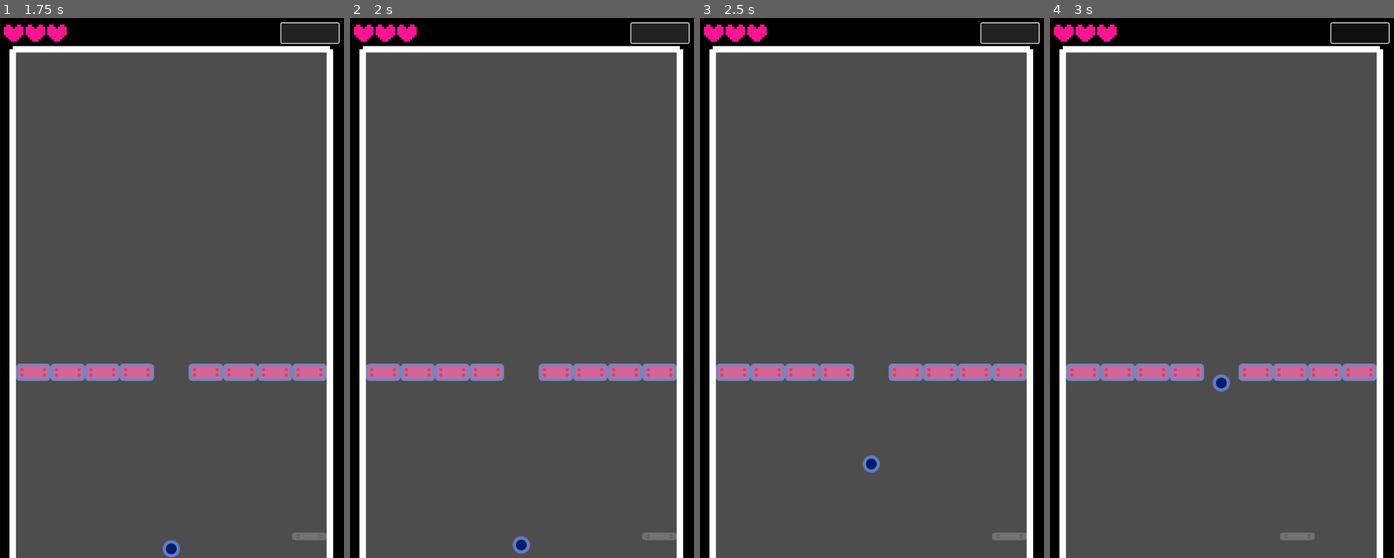
Above: before the commit, frames 1-4 (left to right).
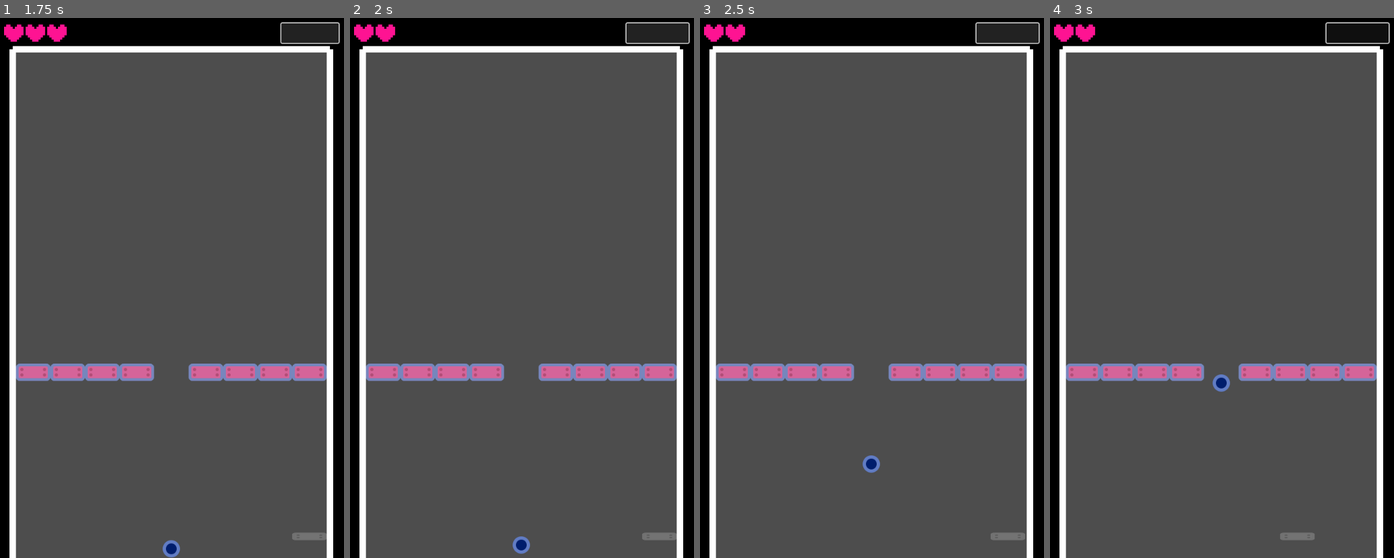
Above: after the commit, the same moments.

Repository: MatteoDesiderio/arkanoid-ish
Game: Godot game, scene res://scenes/level_content.tscn
Two runs of this game, one before a commit and one after it. Both use one fixed random seed, a clock stepped at 60 frames per second and the inputs below.
Inputs (mouse positions are in pixels of both pictures, inside the frame that each line leads up to; where the layout moved, square brackets give the same spot in the first picture):
- Up to frame 1 (1.75 s): click (309, 34) at 0.5 s; click (309, 34) at 1.25 s
- Up to frame 2 (2 s): no input
- Up to frame 3 (2.5 s): click (1006, 34) [1009, 34] at 2 s
- Up to frame 4 (3 s): move the mouse to (1297, 261) at 2.77 s

Frame 1 is identical in both runs. In frame 2, 0.2% of the frame differs, in the area x 13-82%, y 0-5%; in frame 3, 0.2%, in the area x 13-95%, y 0-97%; in frame 4, 0.2%.

Commit message:
Update life points indicator when player misses the platform

Diff:
--- a/scenes/game_ui.gd
+++ b/scenes/game_ui.gd
@@ -2,9 +2,13 @@
 
 @onready var life_point_container: HBoxContainer = %"Life Point Container"
 
-func decrease_life_points() -> void:
+func decrease_life_points_by_one() -> void:
 	for point : TextureRect in life_point_container.get_children():
-		point.hide()
+		if point.visible == true:
+			point.hide()
+			break
+		else:
+			pass
 
 func increase_life_points() -> void:
 	for point : TextureRect in life_point_container.get_children():
--- a/scenes/level_content.tscn
+++ b/scenes/level_content.tscn
@@ -29,3 +29,4 @@
 [node name="UI" type="CanvasLayer" parent="."]
 
 [node name="Game UI" parent="UI" instance=ExtResource("6_qqmpb")]
+unique_name_in_owner = true
--- a/scripts/level_content.gd
+++ b/scripts/level_content.gd
@@ -9,6 +9,8 @@
 @onready var platform: Platform = %Platform
 ## Bricks of the level
 @onready var bricks: TileMapLayer = %Bricks
+## UI
+@onready var game_ui: Control = %"Game UI"
 
 
 
@@ -19,6 +21,7 @@
 	ball.brick_hit.connect(_on_brick_hit)
 	ball.platform_hit.connect(_on_platform_hit)
 	ball.walls_hit.connect(_on_walls_hit)
+	ball.ground_hit.connect(_on_ground_hit)
 	_fill_damage_tracker()
 
 func _on_brick_hit(hit_point : Vector2):
@@ -37,7 +40,7 @@
 
 
 func _on_ground_hit() -> void:
-	# take_health_damage(1)
+	damage_life_points()
 	platform.get_collision_shape().disabled = true
 
 func _fill_damage_tracker():
@@ -96,3 +99,10 @@
 	# SOURCE ID (II argument) IS 2 FOR THE BREAKABLE BRICK !!!!
 	# SUBJECT TO CHANGE IF THE TILES CHANGE!
 	bricks.set_cell(cell_position, 2, Vector2i.ZERO, previous_damage + 1)
+
+
+func damage_life_points() -> void:
+	life_points -= 1
+	game_ui.decrease_life_points_by_one()
+	if life_points <= 0:
+		print('Game Over')
